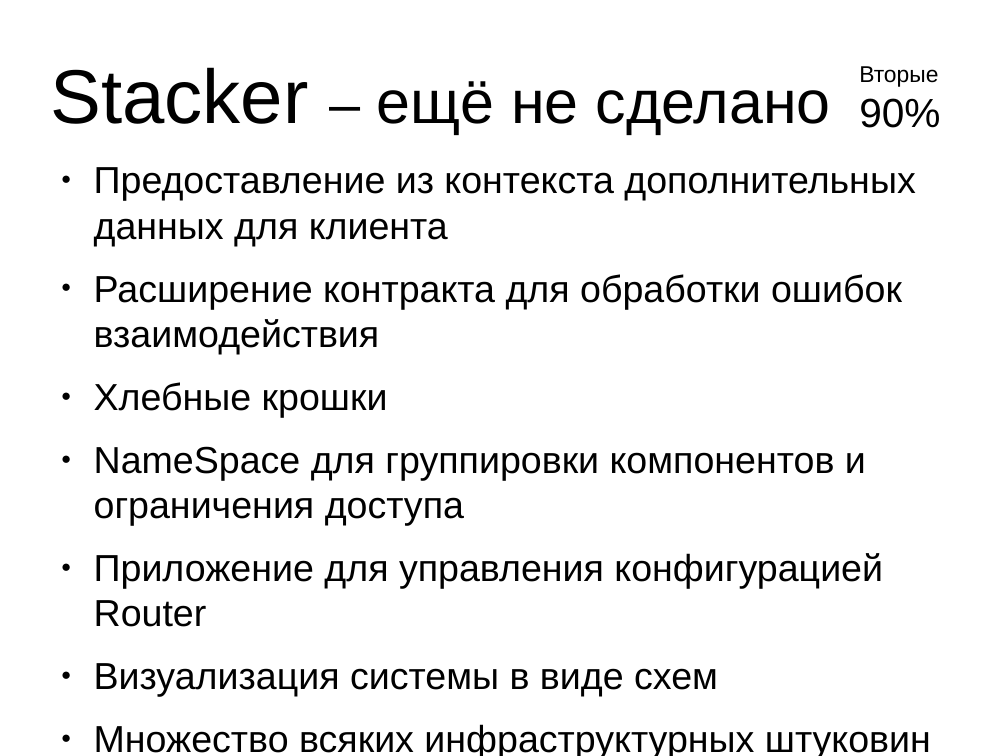
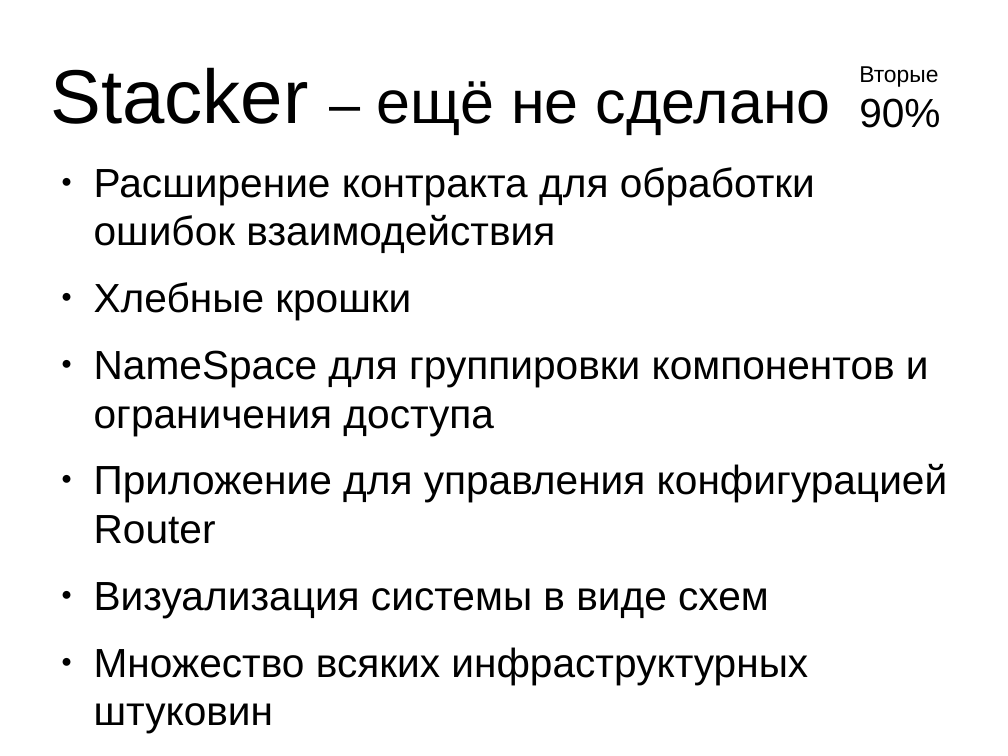
Before and after one commit to krieven/Stacker, a slide deck: slide 16 of conception/presentation3.odp. Drawn at 1008x756 pixels with LibreOffice and Linux fonts; fonts in the diff are those of the drawing. Boxes give left, top, right and bottom in pixels: in the first picture for what was removed or moved away, otherwise in the second. Text is boxed around its words. In the diff, an @@ line names an element or a change of style, - is before the commit and + after.

```diff
--- a/conception/presentation3.odp
+++ b/conception/presentation3.odp
@@ text "Расширение контракта для обработки ошибок ..." at [94, 167, 948, 733]: size 29.6 to 32 pt @@
@@ text at [94, 167, 915, 246]: paragraph removed @@
-● Предоставление из контекста дополнительных данных для клиента
```
Also in this commit, not shown: 2 other slides changed, 11 other files.
